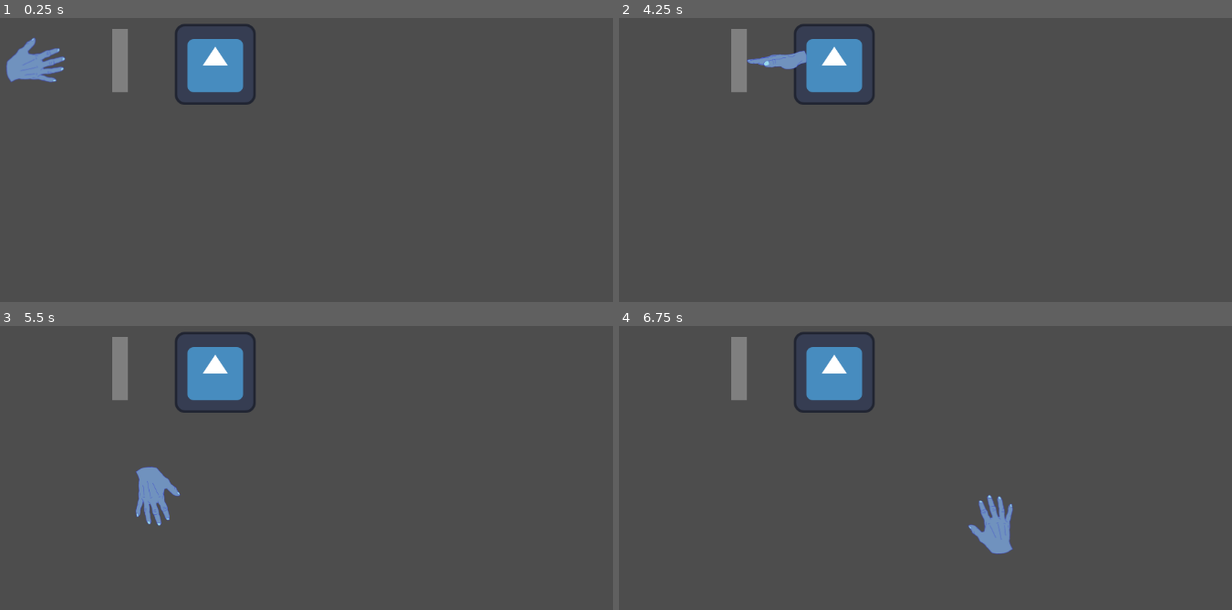
Above: before the commit, frames 1-4 (two rows, left to right).
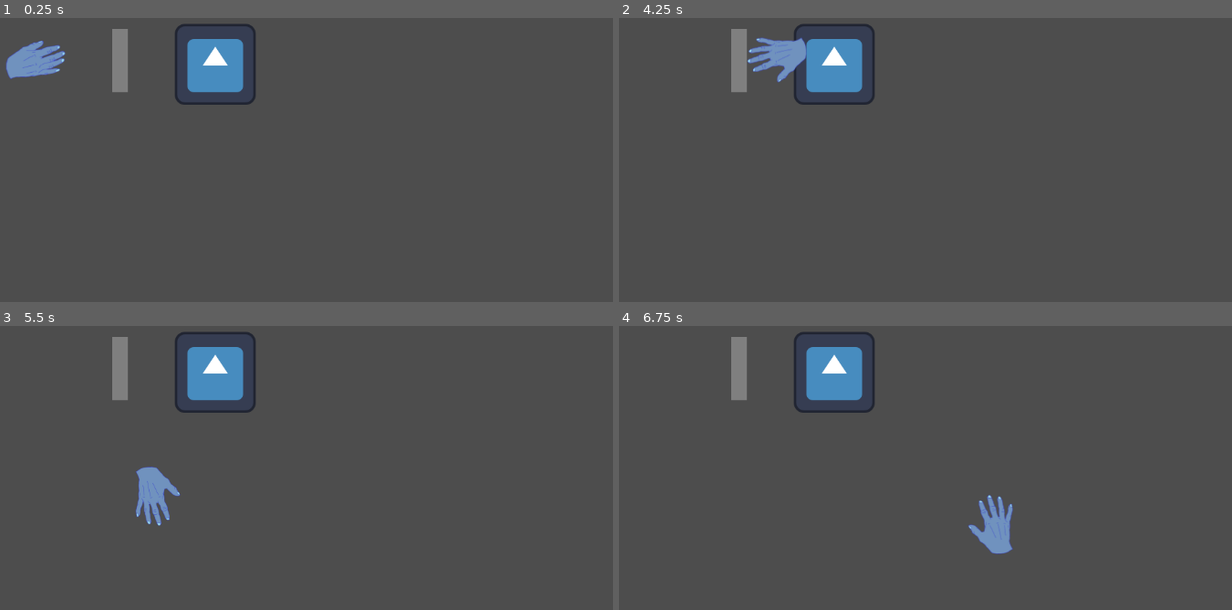
Above: after the commit, the same moments.

Repository: AustinSB/moving_hand_game
Game: Godot game, scene res://main.tscn
Same seed, same stepped clock (60 frames per second), same inputs: the game is played once before the commit and once after it. The engine's default icon, where the game draws it, is replaced by a stand-in: a white triangle on a blue panel in a dark square.
Inputs:
- Up to frame 1 (0.25 s): no input
- Up to frame 2 (4.25 s): tap Enter at 0.5 s; hold D 0.53-1.28 s; tap Space at 1.25 s; hold S 1.28-2.03 s; hold D 2.03-2.78 s; hold W 2.78-3.53 s; hold A from 3.53 s (still down)
- Up to frame 3 (5.5 s): tap Enter at 5 s; release A at 5.03 s; hold S from 5.03 s (still down)
- Up to frame 4 (6.75 s): release S at 5.78 s; hold D 5.78-6.53 s; hold W from 6.53 s (still down)

The runs differ from the first frame. In frame 1, 0.5% of the frame differs, in the area x 0-11%, y 6-23%; in frame 2, 0.7%, in the area x 20-31%, y 6-23%; in frame 3, less than 0.1%; in frame 4, less than 0.1%.

Commit message:
Add sprite frame with unique collisions to player
Add area to player for better signal firing
Remove unused assets

Diff:
--- a/Player Hand/player.gd
+++ b/Player Hand/player.gd
@@ -1,24 +1,17 @@
 extends CharacterBody2D
 
 var speed = 450
-
-var default_sprite: Texture
-var wall_sprite: Texture
-var sprite: Sprite2D
+var sprite: AnimatedSprite2D
+var idle_collide: CollisionShape2D
+var move_collide: CollisionShape2D
 
 func _ready():
-	sprite = $Sprite2D
-	default_sprite = sprite.texture
-	wall_sprite = preload("res://Player Hand/hand_side_icon.png")
+	sprite = $AnimatedSprite2D
+	idle_collide = $IdleCollision
+	move_collide = $MoveCollision
 
 func _process(_delta: float) -> void:
-	if is_on_wall():
-		sprite.texture = wall_sprite
-	else:
-		sprite.texture = default_sprite
-
 	move()
-
 
 func move():
 	velocity = Vector2.ZERO
@@ -33,7 +26,20 @@
 		velocity.y += 1
 
 	if velocity.length() > 0:
+		player_is_moving(true)
 		velocity = velocity.normalized() * speed
 		rotation = velocity.angle()
+	else:
+		player_is_moving(false)
 
 	move_and_slide()
+
+func player_is_moving(moving: bool):
+	if moving:
+		idle_collide.disabled = true
+		move_collide.disabled = false
+		sprite.animation = "move"
+	if !moving:
+		idle_collide.disabled = false
+		move_collide.disabled = true
+		sprite.animation = "idle"
--- a/Player Hand/player.tscn
+++ b/Player Hand/player.tscn
@@ -1,18 +1,55 @@
-[gd_scene load_steps=4 format=3 uid="uid://o268dgapyma8"]
+[gd_scene load_steps=8 format=3 uid="uid://o268dgapyma8"]
 
 [ext_resource type="Script" uid="uid://cbcs4d4lffyhr" path="res://Player Hand/player.gd" id="1_ckjtj"]
-[ext_resource type="Texture2D" uid="uid://3uyvrj0jr2yq" path="res://Player Hand/hand_move_icon.png" id="2_ckjtj"]
+[ext_resource type="Texture2D" uid="uid://3uyvrj0jr2yq" path="res://Player Hand/hand_move.png" id="2_ckjtj"]
+[ext_resource type="Texture2D" uid="uid://c3607t7skmckm" path="res://Player Hand/hand_idle.png" id="2_vg17i"]
+
+[sub_resource type="RectangleShape2D" id="RectangleShape2D_vg17i"]
+size = Vector2(100, 75)
 
 [sub_resource type="RectangleShape2D" id="RectangleShape2D_v3rib"]
-size = Vector2(73, 95)
+size = Vector2(95, 64)
+
+[sub_resource type="RectangleShape2D" id="RectangleShape2D_gmy6h"]
+size = Vector2(95, 73)
+
+[sub_resource type="SpriteFrames" id="SpriteFrames_2fwgt"]
+animations = [{
+"frames": [{
+"duration": 1.0,
+"texture": ExtResource("2_vg17i")
+}],
+"loop": true,
+"name": &"idle",
+"speed": 5.0
+}, {
+"frames": [{
+"duration": 1.0,
+"texture": ExtResource("2_ckjtj")
+}],
+"loop": true,
+"name": &"move",
+"speed": 5.0
+}]
 
 [node name="Player" type="CharacterBody2D"]
 script = ExtResource("1_ckjtj")
 
-[node name="CollisionShape2D" type="CollisionShape2D" parent="."]
-rotation = 1.5708
+[node name="PlayerArea" type="Area2D" parent="."]
+
+[node name="AreaCollision" type="CollisionShape2D" parent="PlayerArea"]
+shape = SubResource("RectangleShape2D_vg17i")
+debug_color = Color(0.14733, 0.666273, 0.342995, 0.42)
+
+[node name="IdleCollision" type="CollisionShape2D" parent="."]
+visible = false
 shape = SubResource("RectangleShape2D_v3rib")
 
-[node name="Sprite2D" type="Sprite2D" parent="."]
-rotation = 1.5708
-texture = ExtResource("2_ckjtj")
+[node name="MoveCollision" type="CollisionShape2D" parent="."]
+visible = false
+shape = SubResource("RectangleShape2D_gmy6h")
+disabled = true
+
+[node name="AnimatedSprite2D" type="AnimatedSprite2D" parent="."]
+sprite_frames = SubResource("SpriteFrames_2fwgt")
+animation = &"idle"
--- a/box.gd
+++ b/box.gd
@@ -1,4 +1,4 @@
 extends Area2D
 
-func _on_body_entered(_body: Node2D) -> void:
-	print("body entered")
+func _on_area_entered(area: Area2D) -> void:
+	print("area entered")
--- a/box.tscn
+++ b/box.tscn
@@ -4,7 +4,7 @@
 [ext_resource type="Script" uid="uid://bl5h4f1upia7y" path="res://box.gd" id="1_yxop3"]
 
 [sub_resource type="RectangleShape2D" id="RectangleShape2D_yxop3"]
-size = Vector2(125, 125)
+size = Vector2(110, 110)
 
 [node name="Box" type="Area2D"]
 z_index = -1
@@ -16,4 +16,4 @@
 [node name="Sprite2D" type="Sprite2D" parent="."]
 texture = ExtResource("1_wtxi1")
 
-[connection signal="body_entered" from="." to="." method="_on_body_entered"]
+[connection signal="area_entered" from="." to="." method="_on_area_entered"]
--- a/main.gd
+++ b/main.gd
@@ -1,7 +1,4 @@
 extends Node
 
-var arrow = load("res://Player Hand/hand_idle_icon.png")
-
 func _ready():
-	#Input.set_mouse_mode(Input.MOUSE_MODE_HIDDEN)
 	pass
Binary file added: Player Hand/hand_idle.png
Not shown, changed: Player Hand/hand_idle.png.import
Binary file removed: Player Hand/hand_idle_icon.png
Binary file added: Player Hand/hand_move.png
Not shown, changed: Player Hand/hand_move.png.import
Binary file removed: Player Hand/hand_move_icon.png
Binary file removed: Player Hand/hand_point_icon.png
Not shown, removed: Player Hand/hand_point_icon.png.import
Binary file removed: Player Hand/hand_side_icon.png
Not shown, removed: Player Hand/hand_side_icon.png.import
